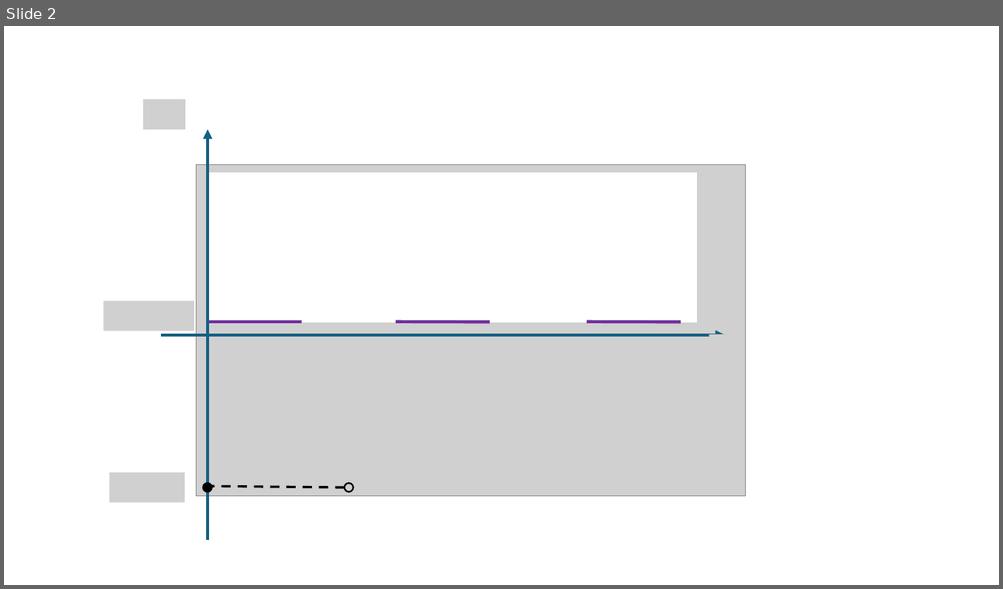
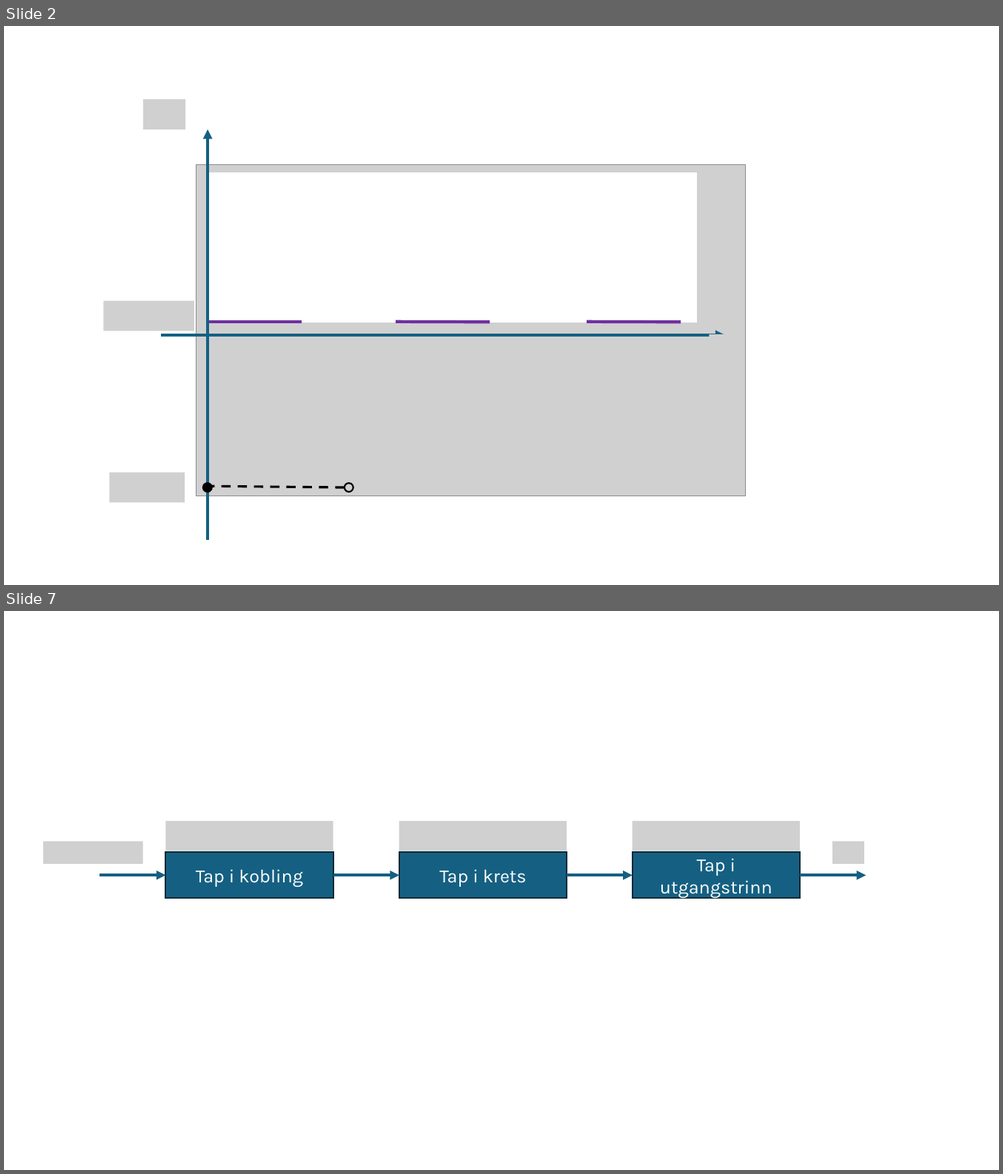
Before and after one commit to cmbNor/elektroniske_systemer, a slide deck: Kompendie/tegnOgSymboler/figurer og symboler.pptx. Shown one above the other, each under a label of ours: slide 2 before the commit, slides 2 and 7 after it; the slides between them are not shown. The pictures are 1003x589 and 1003x1174 pixels, drawn with LibreOffice and Linux fonts; fonts in the diff are those of the drawing; grey boxes stand for pictures. Boxes give left, top, right and bottom in pixels: in the first picture for what was removed or moved away, otherwise in the second. Text is boxed around its words. In the diff, an @@ line names an element or a change of style, - is before the commit and + after.

```diff
--- a/Kompendie/tegnOgSymboler/figurer og symboler.pptx
+++ b/Kompendie/tegnOgSymboler/figurer og symboler.pptx
@@ slide 7 added at bbox=[4, 611, 999, 1170], background #FFFFFF @@
@@ picture added at bbox=[166, 821, 333, 851] @@
@@ picture added at bbox=[398, 821, 566, 851] @@
@@ picture added at bbox=[632, 821, 800, 851] @@
@@ picture added at bbox=[42, 842, 143, 864] @@
@@ rectangle added at bbox=[166, 853, 333, 898], fill #156082, outline #092A39 1.5 pt, 18 pt, text #FFFFFF @@
+Tap i kobling
@@ rectangle added at bbox=[399, 853, 566, 898], fill #156082, outline #092A39 1.5 pt, 18 pt, text #FFFFFF @@
+Tap i krets
@@ rectangle added at bbox=[632, 853, 800, 898], fill #156082, outline #092A39 1.5 pt, 18 pt, text #FFFFFF @@
+Tap i utgangstrinn
@@ picture added at bbox=[832, 842, 864, 864] @@
@@ arrow added from (99, 875) to (166, 875), #156082 3 pt @@
@@ arrow added from (333, 875) to (399, 875), #156082 3 pt @@
@@ arrow added from (566, 875) to (632, 875), #156082 3 pt @@
@@ arrow added from (800, 875) to (866, 875), #156082 3 pt @@
```
Also in this commit, not shown: 5 other slides added, 14 other files.
